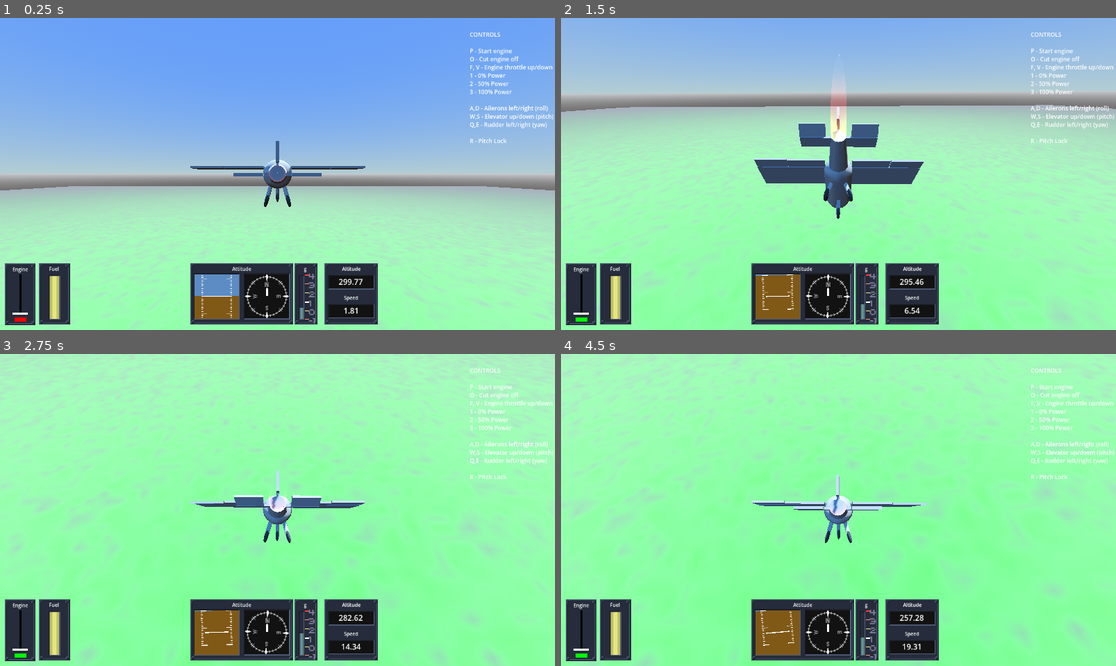
Above: before the commit, frames 1-4 (two rows, left to right).
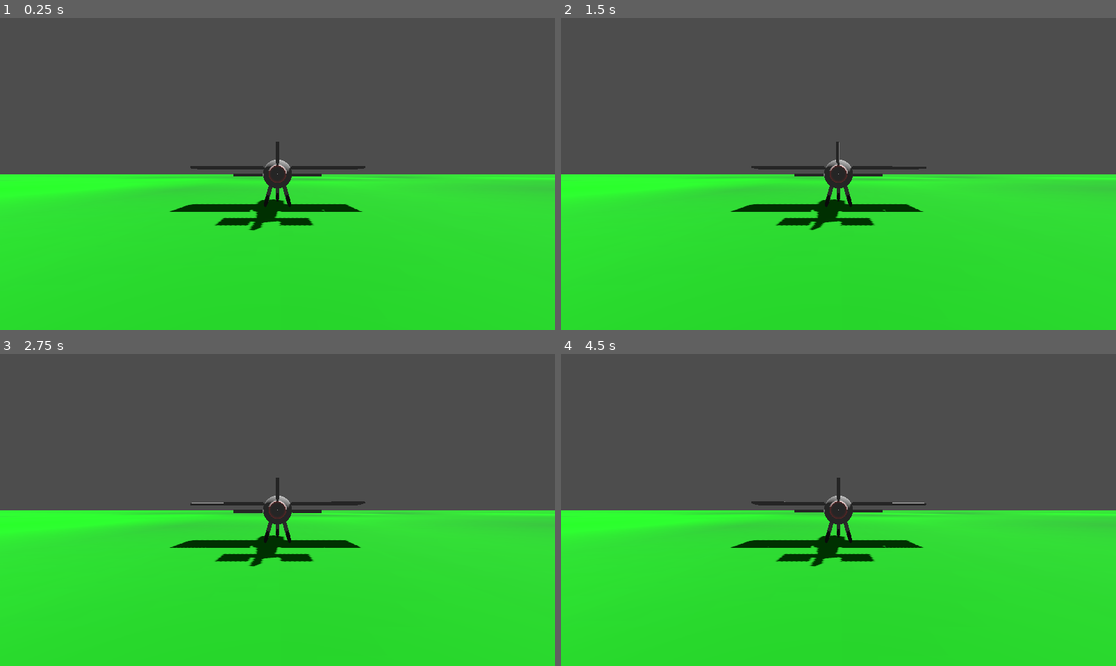
Above: after the commit, the same moments.

Repository: 100-Devs-1-Game/UndeadReckoning
Game: Godot game, scene res://tutorial/tutorial_level.tscn
Same seed, same stepped clock (60 frames per second), same inputs: the game is played once before the commit and once after it. Before the commit the project starts from res://test/aircraft_balancing_test.tscn. Sound files missing from this copy of the repository are replaced by a short silence.
Inputs (mouse positions are in pixels of both pictures, inside the frame that each line leads up to):
- Up to frame 1 (0.25 s): no input
- Up to frame 2 (1.5 s): tap Enter at 0.5 s; move the mouse to (866, 174) at 0.52 s; hold D 0.53-1.28 s; tap S (free_cam_back) at 0.6 s; click (866, 174) at 0.67 s; tap Space (ui_select) at 0.77, 1.07 s; move the mouse to (810, 174) at 1.27 s; hold A from 1.28 s (still down); tap Q (free_cam_down) at 1.35 s
- Up to frame 3 (2.75 s): tap Space (ui_select) at 1.52, 1.82 s; move the mouse to (288, 503) at 2.02 s; release A at 2.03 s; hold D from 2.03 s (still down); tap W (free_cam_forward) at 2.1 s
- Up to frame 4 (4.5 s): move the mouse to (832, 516) at 2.77 s; tap E (free_cam_up) at 2.85 s; click (832, 516) at 2.92 s; tap Space (ui_select) at 3.02, 3.32, 3.77, 4.07 s; move the mouse to (877, 513) at 3.52 s; release D at 3.53 s; hold A from 3.53 s (still down); tap Z at 3.6 s; move the mouse to (794, 506) at 4.27 s; tap P at 4.35 s

The runs differ from the first frame. In frame 1, 100% of the frame differs, in the area x 0-100%, y 0-100%; in frame 2, 100%; in frame 3, 100%; in frame 4, 100%.
Error after the commit: Parse Error: Too many arguments for "initialize()" call. Expected at most 1 but received 2. (res://tutorial/tutorial_instruction.gd:29)

Commit message:
Tutorial update

Diff:
--- a/src/project.godot
+++ b/src/project.godot
@@ -11,7 +11,7 @@
 [application]
 
 config/name="Undead Reckoning"
-run/main_scene="uid://ck7w2ofw16nsi"
+run/main_scene="uid://igsomxicmlw8"
 config/features=PackedStringArray("4.5", "GL Compatibility")
 config/icon="res://icon.svg"
 
--- a/src/tutorial/tutorial_base_trigger.gd
+++ b/src/tutorial/tutorial_base_trigger.gd
@@ -1,6 +1,9 @@
 class_name TutorialBaseTrigger
 extends Resource
 
+signal triggered
 
-func initialize(_aircraft: OurAircraft, _instance: TutorialBaseTrigger):
+
+
+func initialize(_aircraft: OurAircraft):
 	pass
--- a/src/tutorial/tutorial_instruction.gd
+++ b/src/tutorial/tutorial_instruction.gd
@@ -1,13 +1,46 @@
 class_name TutorialInstruction
 extends Resource
+
+signal success
+signal failed
+signal send_message(msg: String, audio: AudioStream)
 
 @export var message: String
 @export var message_completed: String
 @export var message_failed: String
 
 @export var success_trigger: TutorialBaseTrigger
+@export var fail_trigger: TutorialBaseTrigger
 @export var warnings: Array[TutorialWarning]
 
 @export var voice: AudioStream
 @export var voice_completed: AudioStream
 @export var voice_failed: AudioStream
+
+
+
+func initialize(aircraft: OurAircraft):
+	success_trigger.initialize(aircraft)
+	success_trigger.triggered.connect(on_success, CONNECT_ONE_SHOT)
+	fail_trigger.initialize(aircraft)
+	fail_trigger.triggered.connect(on_fail, CONNECT_ONE_SHOT)
+
+	for warning in warnings:
+		warning.initialize(self, aircraft)
+		warning.triggered.connect(on_warning.bind(warning), CONNECT_ONE_SHOT)
+
+	send_message.emit(message, voice)
+
+
+func on_success():
+	send_message.emit(message_completed, voice_completed)
+	success.emit()
+
+
+func on_fail():
+	send_message.emit(message_failed, voice_failed)
+	failed.emit()
+
+
+func on_warning(warning: TutorialWarning):
+	send_message.emit(warning.message, warning.voice)
--- a/src/tutorial/tutorial_instruction_set.gd
+++ b/src/tutorial/tutorial_instruction_set.gd
@@ -2,3 +2,5 @@
 extends Resource
 
 @export var instructions: Array[TutorialInstruction]
+
+var current_index:= 0
--- /dev/null
+++ b/src/tutorial/tutorial_instruction_set.tres
@@ -0,0 +1,9 @@
+[gd_resource type="Resource" script_class="TutorialInstructionSet" load_steps=3 format=3 uid="uid://de6xmrs6rlcew"]
+
+[ext_resource type="Script" uid="uid://dk6l60ercrqw6" path="res://tutorial/tutorial_instruction.gd" id="1_k6yfc"]
+[ext_resource type="Script" uid="uid://dxdxlixtn53ty" path="res://tutorial/tutorial_instruction_set.gd" id="2_6ubqg"]
+
+[resource]
+script = ExtResource("2_6ubqg")
+instructions = Array[ExtResource("1_k6yfc")]([null])
+metadata/_custom_type_script = "uid://dxdxlixtn53ty"
--- a/src/tutorial/tutorial_instrument_trigger.gd
+++ b/src/tutorial/tutorial_instrument_trigger.gd
@@ -1,26 +1,41 @@
 class_name TutorialInstrumentTrigger
 extends TutorialBaseTrigger
 
-@export var connect_to_module: String
+@export var module: String
+@export var key: String
+@export var threshold: float
+@export var great_than: bool= true
 
 
-func initialize(aircraft: OurAircraft, _instance: TutorialBaseTrigger):
-	if connect_to_module:
+
+func initialize(aircraft: OurAircraft):
+	if module:
 		connect_module(aircraft)
 
 
 func connect_module(aircraft: OurAircraft):
-	var module= aircraft.find_modules_by_type(connect_to_module)[0]
+	var module= aircraft.find_modules_by_type(module)[0]
 	var generic_module: AircraftModule
 	var spatial_module: AircraftModuleSpatial
 
 	if module is AircraftModule:
 		generic_module= module
-		generic_module.update_interface.connect(_on_update_interface)
+		generic_module.update_interface.connect(_on_update_interface, CONNECT_ONE_SHOT)
 	elif module is AircraftModuleSpatial:
 		spatial_module= module
-		spatial_module.update_interface.connect(_on_update_interface)
+		spatial_module.update_interface.connect(_on_update_interface, CONNECT_ONE_SHOT)
 
 
-func _on_update_interface(_values: Dictionary):
-	pass
+func _on_update_interface(values: Dictionary):
+	assert(values.has(key))
+	var val= values[key]
+
+	match great_than:
+		true:
+			if val <= threshold:
+				return
+		false:
+			if val >= threshold:
+				return
+
+	triggered.emit()
--- a/src/tutorial/tutorial_level.gd
+++ b/src/tutorial/tutorial_level.gd
@@ -1,5 +1,6 @@
 extends Game
 
+@export var instruction_set: TutorialInstructionSet
 
 
 func _ready() -> void:
--- a/src/tutorial/tutorial_level.tscn
+++ b/src/tutorial/tutorial_level.tscn
@@ -1,7 +1,8 @@
-[gd_scene load_steps=15 format=3 uid="uid://igsomxicmlw8"]
+[gd_scene load_steps=16 format=3 uid="uid://igsomxicmlw8"]
 
 [ext_resource type="Script" uid="uid://cl3vcbs4ggh4k" path="res://tutorial/tutorial_level.gd" id="1_3qavo"]
 [ext_resource type="Script" uid="uid://dephv51hxmknh" path="res://test/sandbox.gd" id="2_2rqam"]
+[ext_resource type="Resource" uid="uid://de6xmrs6rlcew" path="res://tutorial/tutorial_instruction_set.tres" id="2_l153n"]
 [ext_resource type="Environment" uid="uid://drwq2ulntec4g" path="res://game/level_environment.tres" id="3_l153n"]
 [ext_resource type="PackedScene" uid="uid://2yq1l46lpknc" path="res://plane/our_aircraft.tscn" id="4_e0gbw"]
 [ext_resource type="PackedScene" uid="uid://cup5h8or24rap" path="res://game/fog_node_spawner.tscn" id="5_qhktc"]
@@ -30,6 +31,7 @@
 
 [node name="TutorialLevel" type="Node3D" node_paths=PackedStringArray("terrain_provider", "tripod")]
 script = ExtResource("1_3qavo")
+instruction_set = ExtResource("2_l153n")
 terrain_provider = NodePath("TerrainProvider")
 tripod = NodePath("CameraTripod")
 aircraft_scene = ExtResource("4_e0gbw")
--- a/src/tutorial/tutorial_warning.gd
+++ b/src/tutorial/tutorial_warning.gd
@@ -1,6 +1,14 @@
 class_name TutorialWarning
 extends Resource
+
+signal triggered
+
 
 @export var message: String
 @export var trigger: TutorialBaseTrigger
 @export var voice: AudioStream
+
+
+func initialize(aircraft: OurAircraft):
+	trigger.initialize(aircraft)
+	trigger.triggered.connect(func(): triggered.emit(), CONNECT_ONE_SHOT)
